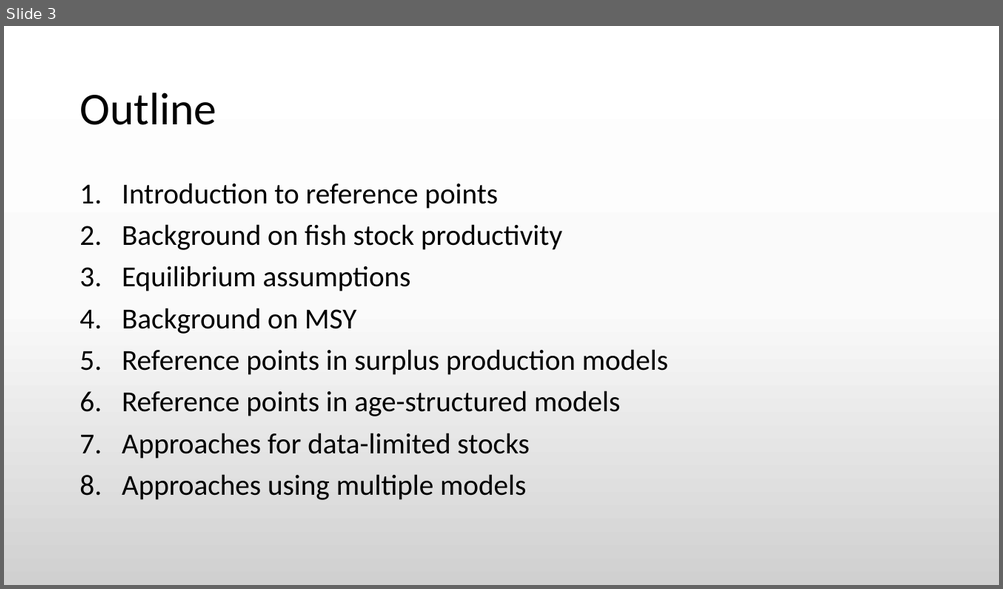
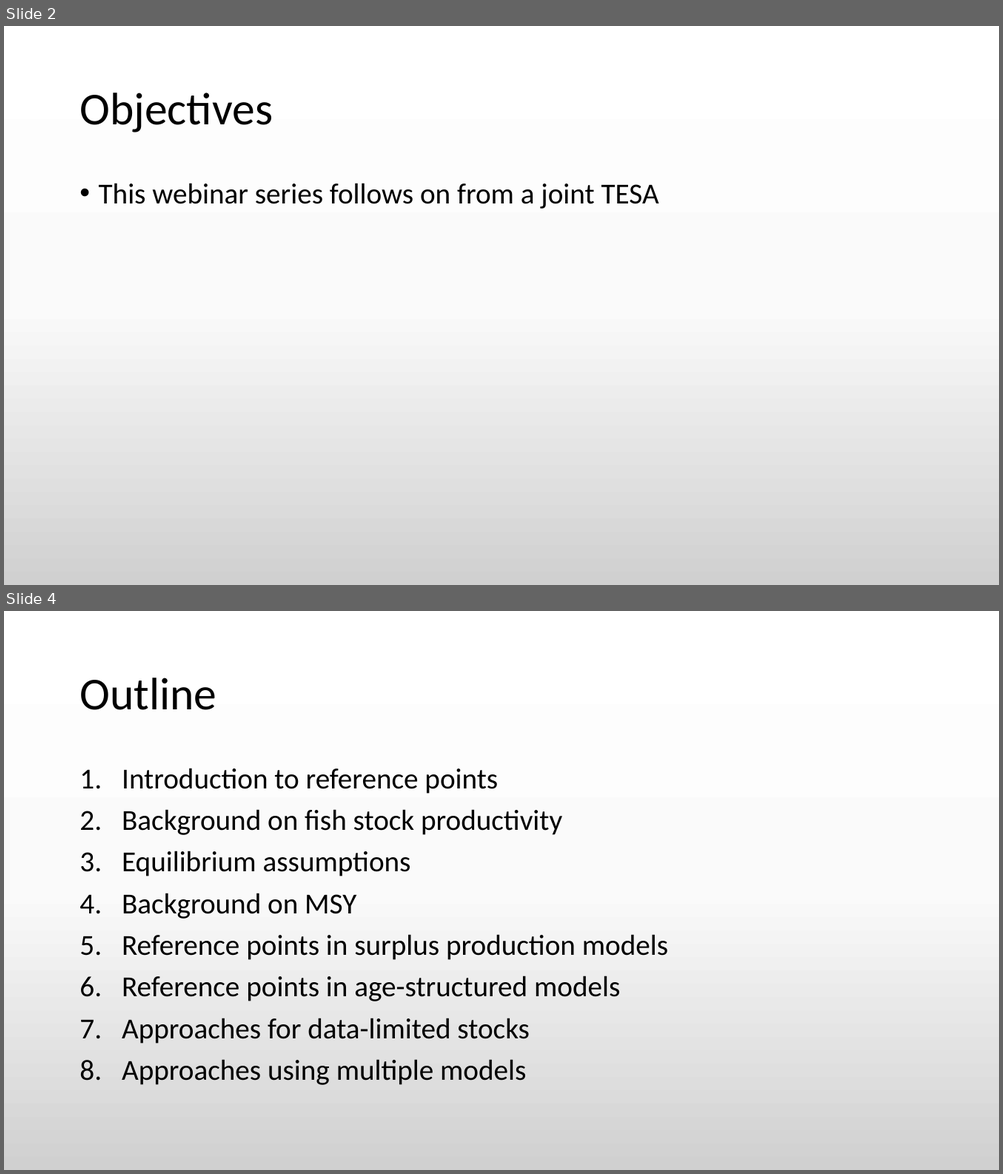
Before and after one commit to TESA-workshops/Ref-Pt-101, a slide deck: RefPt101_draft.pptx. Shown one above the other, each under a label of ours: slide 3 before the commit, slides 2 and 4 after it; the slides between them are not shown. The pictures are 1003x589 and 1003x1174 pixels, drawn with LibreOffice and Linux fonts; fonts in the diff are those of the drawing. Boxes give left, top, right and bottom in pixels: in the first picture for what was removed or moved away, otherwise in the second. Text is boxed around its words. In the diff, an @@ line names an element or a change of style, - is before the commit and + after.

```diff
--- a/RefPt101_draft.pptx
+++ b/RefPt101_draft.pptx
@@ slide 2 added at [4,26,999,585], background gradient #FFFFFF to #FBFBFB to #D1D1D1 @@
@@ title added at [79,93,273,133], 44 pt, text #000000 @@
+Objectives
@@ text added at [99,183,659,209], 28 pt, text #000000 @@
+• This webinar series follows on from a joint TESA
@@ what was slide 3 is now slide 4 @@
```
Also in this commit, not shown: 2 slides changed, 1 other file.
